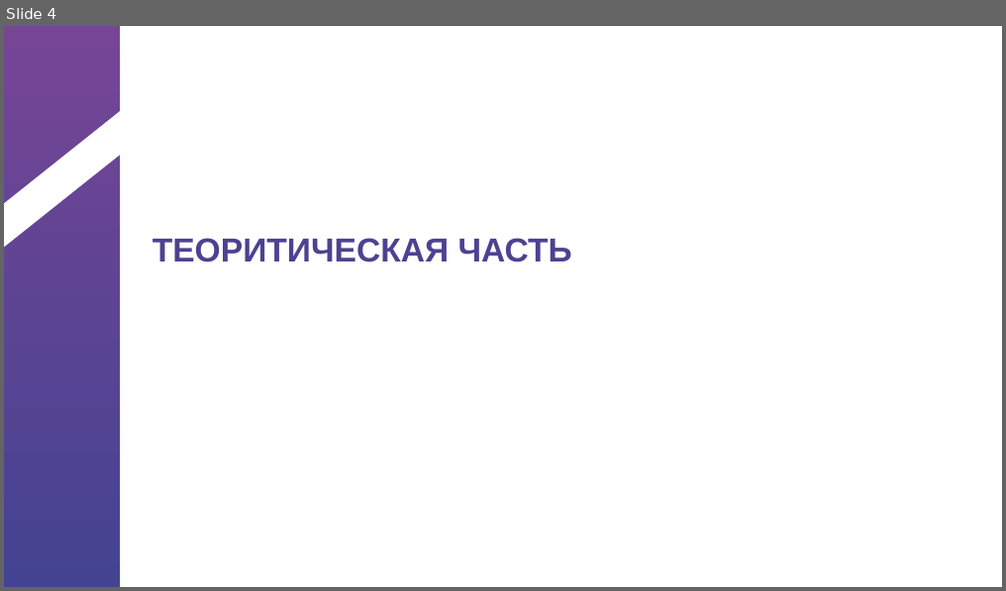
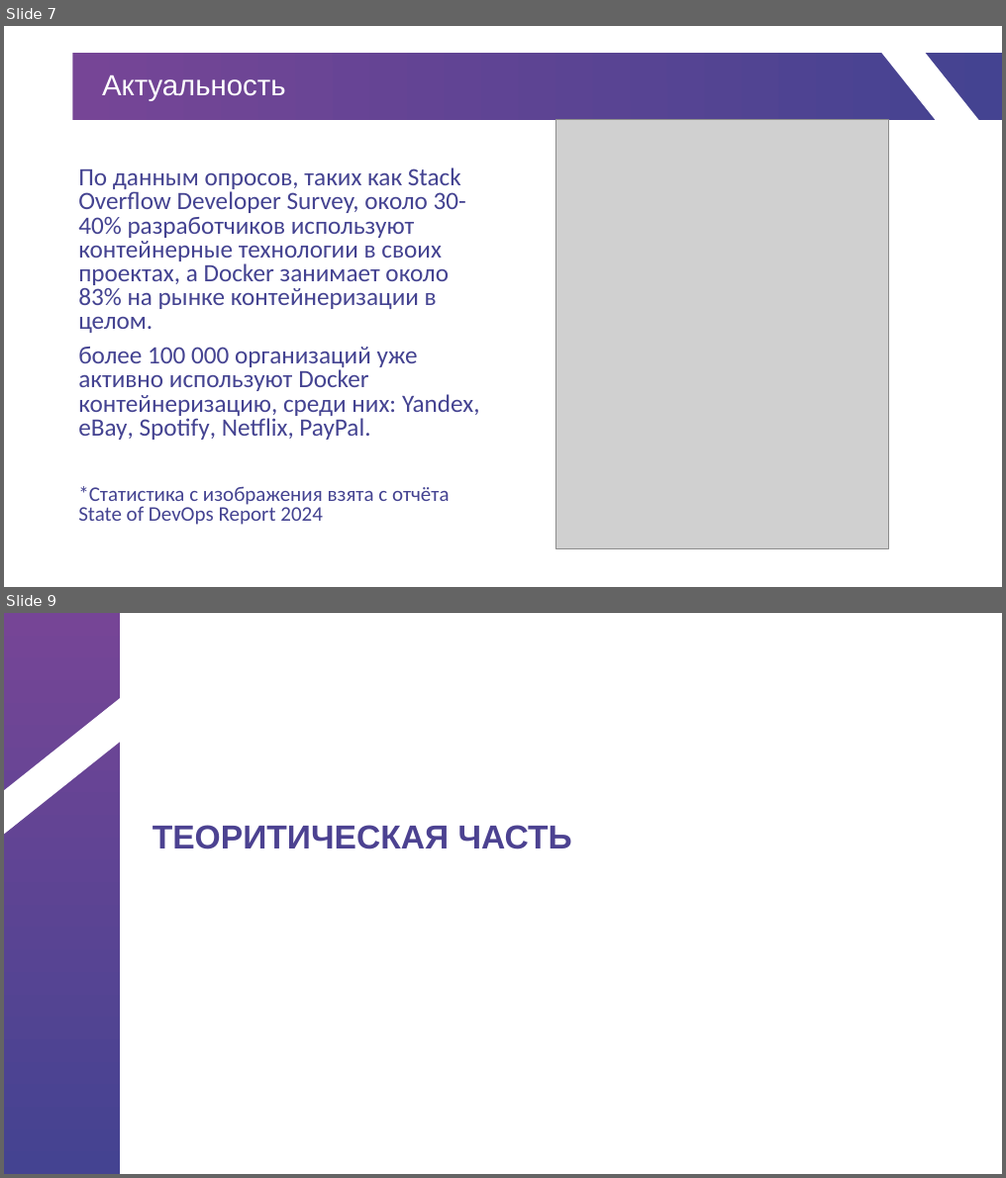
Before and after one commit to gepasgoy/IndividualProject, a slide deck: Шаблон презентации для защиты.pptx. Shown one above the other, each under a label of ours: slide 4 before the commit, slides 7 and 9 after it; the slides between them are not shown. The pictures are 1006x591 and 1006x1178 pixels, drawn with LibreOffice and Linux fonts; fonts in the diff are those of the drawing; grey boxes stand for pictures; background and template pictures are left out. Boxes give left, top, right and bottom in pixels: in the first picture for what was removed or moved away, otherwise in the second. Text is boxed around its words. In the diff, an @@ line names an element or a change of style, - is before the commit and + after.

```diff
--- a/Шаблон презентации для защиты.pptx
+++ b/Шаблон презентации для защиты.pptx
@@ slide 7 added at [4,26,1002,587], background picture (left out) @@
@@ rectangle added at [72,54,1002,120], fill gradient #764596 to #444391 @@
@@ parallelogram added at [866,26,1002,171], fill #FFFFFF @@
@@ title added at [102,75,286,101], 28 pt, text #FFFFFF @@
+Актуальность
@@ picture added at [556,120,889,550] @@
@@ text added at [78,168,480,525], 24 pt, text #444391 @@
+По данным опросов, таких как Stack Overflow Developer Survey, около 30-40% разработчиков используют контейнерные технологии в своих проектах, а Docker занимает около 83% на рынке контейнеризации в целом.
+более 100 000 организаций уже активно используют Docker контейнеризацию, среди них: Yandex, eBay, Spotify, Netflix, PayPal.
+*Статистика с изображения взята с отчёта State of DevOps Report 2024
@@ what was slide 4 is now slide 9 @@
```
Also in this commit, not shown: 3 slides changed, 4 other slides added, 2 other files.
